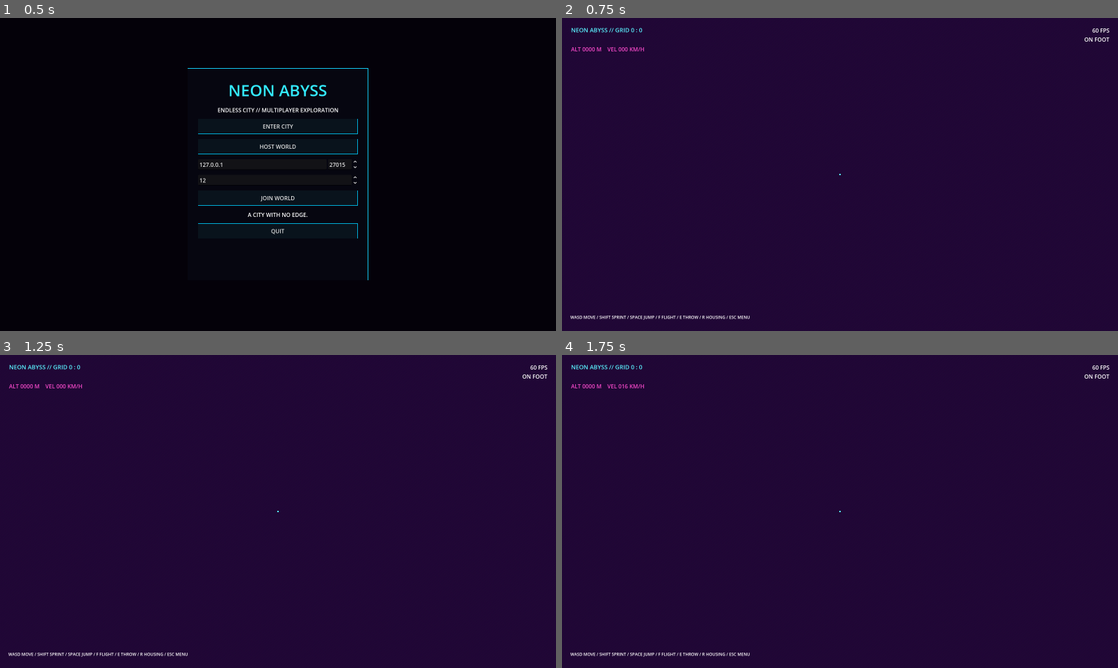
Above: before the commit, frames 1-4 (two rows, left to right).
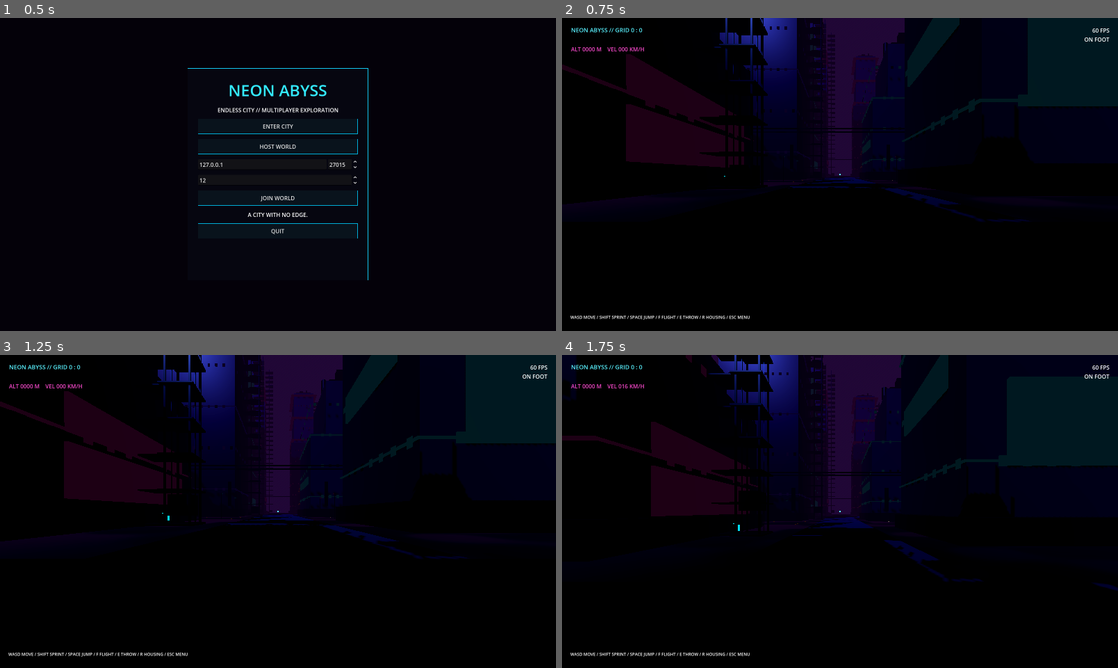
Above: after the commit, the same moments.

Repository: Liladizilla/neon-abyss
Game: Godot game, scene res://scenes/main.tscn
The game is run twice, just before and just after one commit, with the same random seed, the same clock (stepped at 60 frames per second) and the same inputs.
Inputs (mouse positions are in pixels of both pictures, inside the frame that each line leads up to):
- Up to frame 1 (0.5 s): no input
- Up to frame 2 (0.75 s): click "ENTER CITY" at 0.5 s
- Up to frame 3 (1.25 s): no input
- Up to frame 4 (1.75 s): tap Enter at 1.25 s; move the mouse to (867, 511) at 1.27 s; hold W (move_forward) from 1.28 s (still down); hold R (interact) from 1.28 s (still down); tap Space (jump) at 1.52 s

Frame 1 is identical in both runs. In frame 2, 95% of the frame differs, in the area x 0-100%, y 0-100%; in frame 3, 95%; in frame 4, 95%.
Error before the commit: Parse Error: Identifier "building_index" not declared in the current scope. (res://scripts/city_chunk.gd:190)

Commit message:
Define building identity before creating its elevator car

Diff:
--- a/scripts/city_chunk.gd
+++ b/scripts/city_chunk.gd
@@ -171,6 +171,7 @@
             var floors=rng.randi_range(7,34)
             var h=float(floors)*rng.randf_range(3.0,4.1)
             var style=rng.randi_range(0,4)
+            var building_index=ix*2+iz
             var neon:Color=NEON[rng.randi_range(0,NEON.size()-1)]
             var base_h=h*(0.58 if style==2 or style==4 else 0.72)
             body_tx.append(Transform3D(Basis.from_scale(Vector3(w,base_h,d)),Vector3(x,base_h/2,z)))
@@ -250,7 +251,6 @@
                 pos.z+=(d/2+0.22)*(-1.0 if side==2 else 1.0) if side>=2 else 0.0
                 trim_tx.append(Transform3D(Basis.from_scale(sz),pos))
                 trim_colors.append(neon)
-            var building_index=ix*2+iz
             var entrance_local=Vector3(x+w*0.5+2.4,0,z)
             _add_lobby_terminal(entrance_local,building_index)
             _add_job_board(entrance_local+Vector3(-1.5,0,1.6),building_index)
